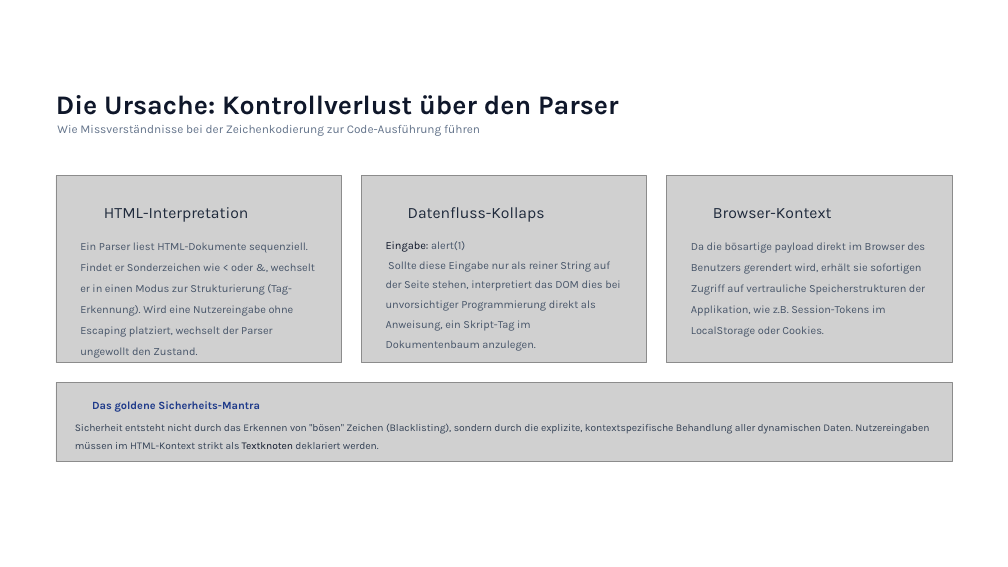
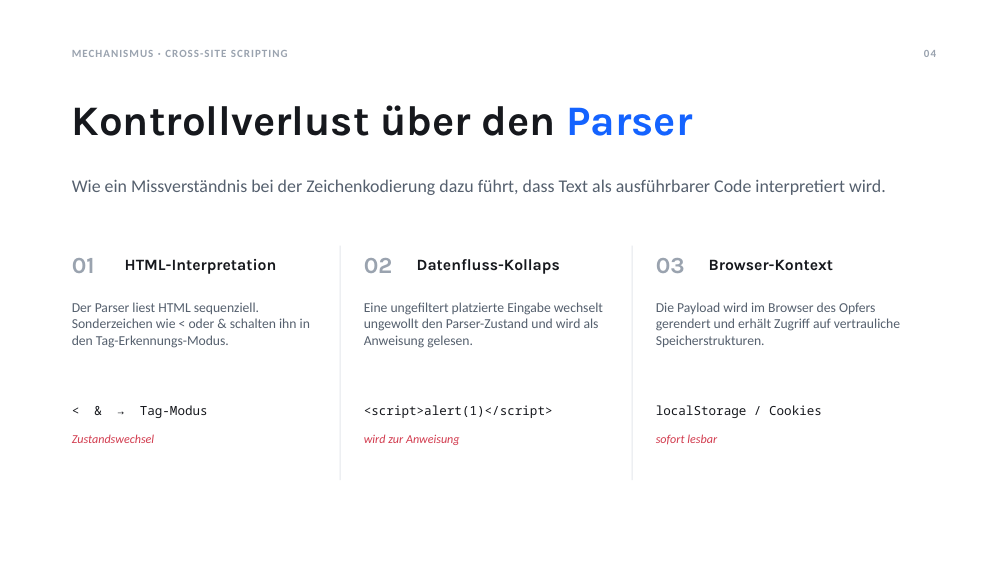
Before and after one commit to Tom-N-M/its-xss_and_cors, a slide deck: slide 4 of XSS-CORS-Praesentation.pptx. Drawn at 1008x567 pixels with LibreOffice and Linux fonts; fonts in the diff are those of the drawing; grey boxes stand for pictures; background and template pictures are left out. Boxes give left, top, right and bottom in pixels: in the first picture for what was removed or moved away, otherwise in the second. Text is boxed around its words. In the diff, an @@ line names an element or a change of style, - is before the commit and + after.

Commit message:
new layout for new slides

```diff
--- a/XSS-CORS-Praesentation.pptx
+++ b/XSS-CORS-Praesentation.pptx
@@ text added at [72, 50, 288, 57], 10.5 pt, text #9AA3AF, bold @@
+MECHANISMUS · CROSS-SITE SCRIPTING
@@ page number added at [924, 50, 936, 57], 10.5 pt, text #9AA3AF, bold @@
+04
@@ text "Kontrollverlust über den Parser" at [72, 105, 692, 136]: vertical alignment top to middle @@
@@ text at [72, 105, 692, 136]: text changed; size 25.5 to 40 pt; text colour #0F172A to #16181D @@
-Die Ursache: Kontrollverlust über den Parser
+Kontrollverlust über den Parser
@@ picture removed at [56, 176, 342, 363] @@
@@ text "Wie ein Missverständnis bei der ..." at [72, 179, 886, 195]: vertical alignment top to middle @@
@@ text at [72, 179, 886, 195]: text changed; size 11.2 to 17 pt; font Karla to Calibri; text colour #64748B to #55606E @@
-Wie Missverständnisse bei der Zeichenkodierung zur Code-Ausführung führen
+Wie ein Missverständnis bei der Zeichenkodierung dazu führt, dass Text als ausführbarer Code interpretiert wird.
@@ picture removed at [361, 176, 647, 363] @@
@@ picture removed at [667, 176, 953, 363] @@
@@ text added at [72, 258, 95, 273], 22 pt, text #9AA3AF, bold @@
+01
@@ text "HTML-Interpretation": place and size @@
-text "HTML-Interpretation" at [104, 207, 248, 222]
+text "HTML-Interpretation" at [125, 259, 277, 274]
@@ line added from (340, 246) to (340, 480), #E4E7EC 1 pt @@
@@ text added at [364, 258, 393, 273], 22 pt, text #9AA3AF, bold @@
+02
@@ text removed at [386, 241, 620, 351] @@
-Eingabe: alert(1)
-Sollte diese Eingabe nur als reiner String auf der Seite stehen, interpretiert das DOM dies bei unvorsichtiger Programmierung direkt als Anweisung, ein Skript-Tag im Dokumentenbaum anzulegen.
@@ text "Datenfluss-Kollaps": place and size @@
-text "Datenfluss-Kollaps" at [408, 207, 545, 222]
+text "Datenfluss-Kollaps" at [417, 259, 560, 274]
@@ line added from (632, 246) to (632, 480), #E4E7EC 1 pt @@
@@ text added at [656, 258, 685, 273], 22 pt, text #9AA3AF, bold @@
+03
@@ text colour #1E293B to #16181D, bold on in 3 elements at [417, 259, 560, 274], [125, 259, 277, 274], [709, 259, 833, 271] @@
@@ text "Browser-Kontext": place and size @@
-text "Browser-Kontext" at [713, 208, 832, 218]
+text "Browser-Kontext" at [709, 259, 833, 271]
@@ text at [72, 302, 310, 348]: text changed; size 10.5 to 13 pt; font Karla to Calibri; text colour #475569 to #55606E @@
-Ein Parser liest HTML-Dokumente sequenziell. Findet er Sonderzeichen wie < oder &, wechselt er in einen Modus zur Strukturierung (Tag-Erkennung). Wird eine Nutzereingabe ohne Escaping platziert, wechselt der Parser ungewollt den Zustand.
+Der Parser liest HTML sequenziell. Sonderzeichen wie < oder & schalten ihn in den Tag-Erkennungs-Modus.
@@ text added at [364, 302, 603, 348], 13 pt, text #55606E @@
+Eine ungefiltert platzierte Eingabe wechselt ungewollt den Parser-Zustand und wird als Anweisung gelesen.
@@ text at [656, 302, 900, 347]: text changed; size 10.5 to 13 pt; font Karla to Calibri; text colour #475569 to #55606E @@
-Da die bösartige payload direkt im Browser des Benutzers gerendert wird, erhält sie sofortigen Zugriff auf vertrauliche Speicherstrukturen der Applikation, wie z.B. Session-Tokens im LocalStorage oder Cookies.
+Die Payload wird im Browser des Opfers gerendert und erhält Zugriff auf vertrauliche Speicherstrukturen.
@@ picture removed at [56, 383, 952, 462] @@
@@ text removed at [92, 401, 260, 412] @@
-Das goldene Sicherheits-Mantra
@@ text added at [140, 405, 208, 418], 12 pt, text #16181D @@
+< & → Tag-Modus
@@ text added at [364, 405, 553, 418], 12 pt, text #16181D @@
+<script>alert(1)</script>
@@ text added at [656, 405, 822, 418], 12 pt, text #16181D @@
+localStorage / Cookies
@@ text added at [72, 434, 154, 443], 11.5 pt, text #D23B4E, italic @@
+Zustandswechsel
@@ text removed at [75, 424, 929, 449] @@
-Sicherheit entsteht nicht durch das Erkennen von "bösen" Zeichen (Blacklisting), sondern durch die explizite, kontextspezifische Behandlung aller dynamischen Daten. Nutzereingaben müssen im HTML-Kontext strikt als Textknoten deklariert werden.
@@ text added at [364, 434, 460, 445], 11.5 pt, text #D23B4E, italic @@
+wird zur Anweisung
@@ text added at [656, 434, 717, 445], 11.5 pt, text #D23B4E, italic @@
+sofort lesbar
```
Also in this commit, not shown: 4 other slides changed.
